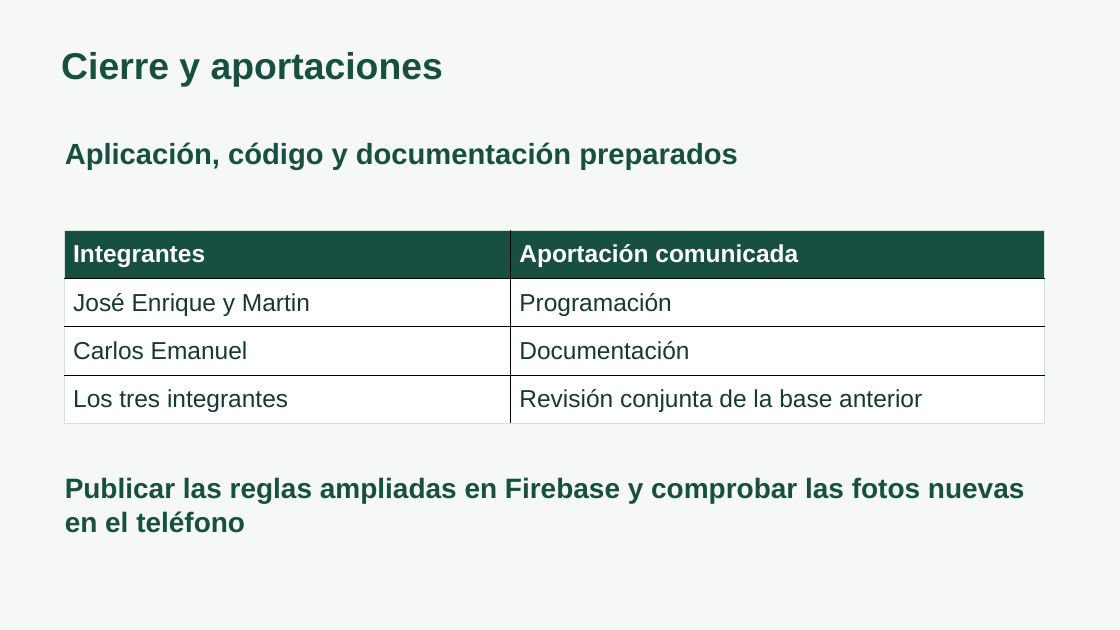
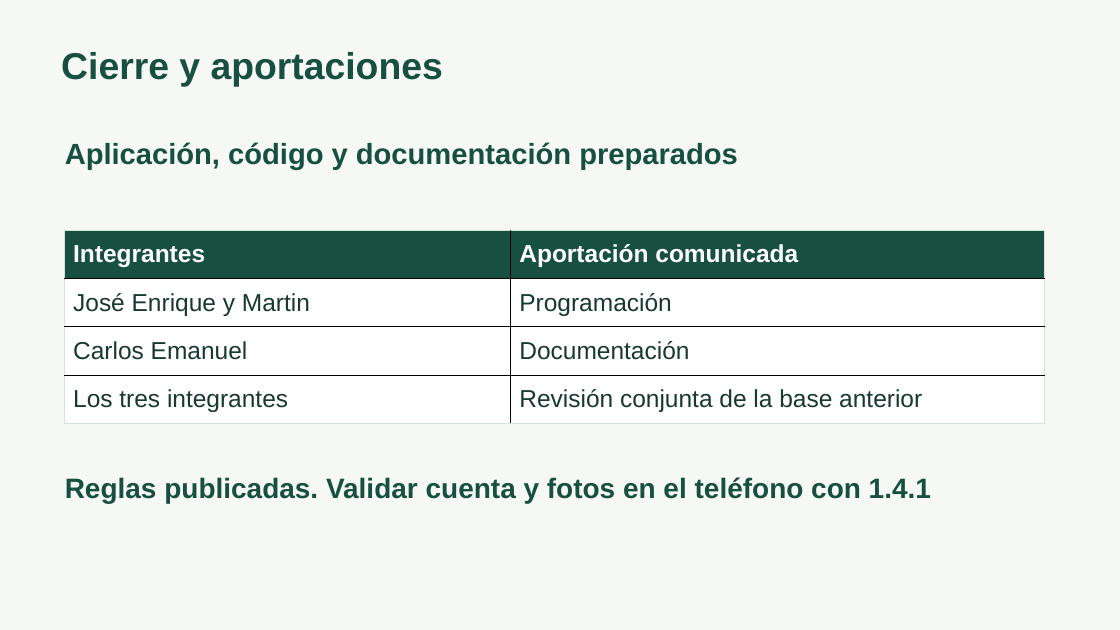
Before and after one commit to Elpipila5/ExpiryAlert, a slide deck: slide 9 of docs/entrega/Presentacion_ExpiryAlert.pptx. Drawn at 1120x630 pixels with LibreOffice and Linux fonts; fonts in the diff are those of the drawing. Boxes give left, top, right and bottom in pixels: in the first picture for what was removed or moved away, otherwise in the second. Text is boxed around its words. In the diff, an @@ line names an element or a change of style, - is before the commit and + after.

Commit message:
Conectar Firebase propio y entregar ExpiryAlert 1.4.1 (#29)
Archivo Firebase oficial de expiryalert-49b5e, versión 1.4.1/código 8 y comprobación del paquete con Google Services 4.5.0. Actualiza documentación y presentación.

Validación: 86 pruebas locales, 27 Android 15 y 14 de reglas aprobadas; APK, lint y Windows correctos. 195 hashes y proyecto Firebase en el APK comprobados.

Pendiente aceptación de registro, persistencia y fotos en el teléfono.

```diff
--- a/docs/entrega/Presentacion_ExpiryAlert.pptx
+++ b/docs/entrega/Presentacion_ExpiryAlert.pptx
@@ text at <box>65,477,931,503</box>: text changed @@
-Publicar las reglas ampliadas en Firebase y comprobar las fotos nuevas en el teléfono
+Reglas publicadas. Validar cuenta y fotos en el teléfono con 1.4.1
```
Also in this commit, not shown: 1 other slide changed, 12 other files.
